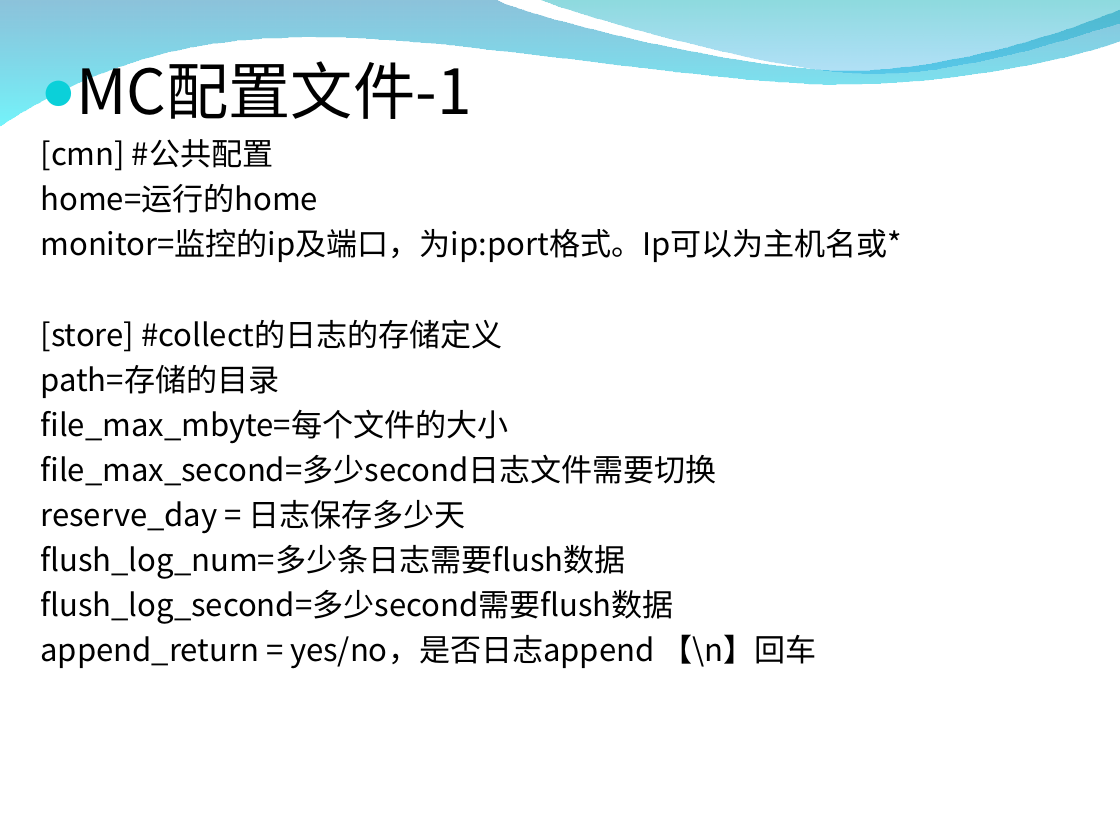
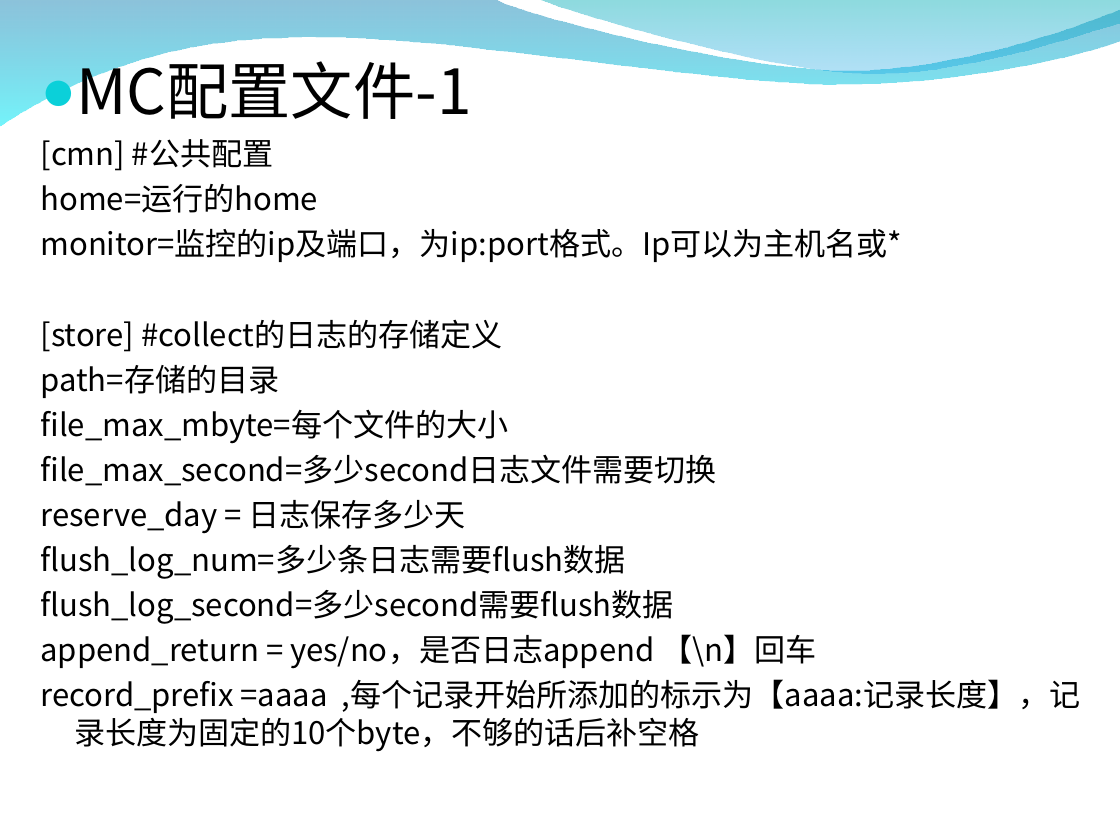
Before and after one commit to zxf1864/cwinux-mq, a slide deck: slide 11 of mq/doc/mq_introduce.ppt. Drawn at 1120x840 pixels with LibreOffice and Linux fonts; fonts in the diff are those of the drawing; background and template pictures are left out. Boxes give left, top, right and bottom in pixels: in the first picture for what was removed or moved away, otherwise in the second. Text is boxed around its words. In the diff, an @@ line names an element or a change of style, - is before the commit and + after.

```diff
--- a/mq/doc/mq_introduce.ppt
+++ b/mq/doc/mq_introduce.ppt
@@ text at (41,679,1081,752): paragraph added @@
+record_prefix =aaaa ,每个记录开始所添加的标示为【aaaa:记录长度】，记录长度为固定的10个byte，不够的话后补空格
```
Also in this commit, not shown: 1 other file.
